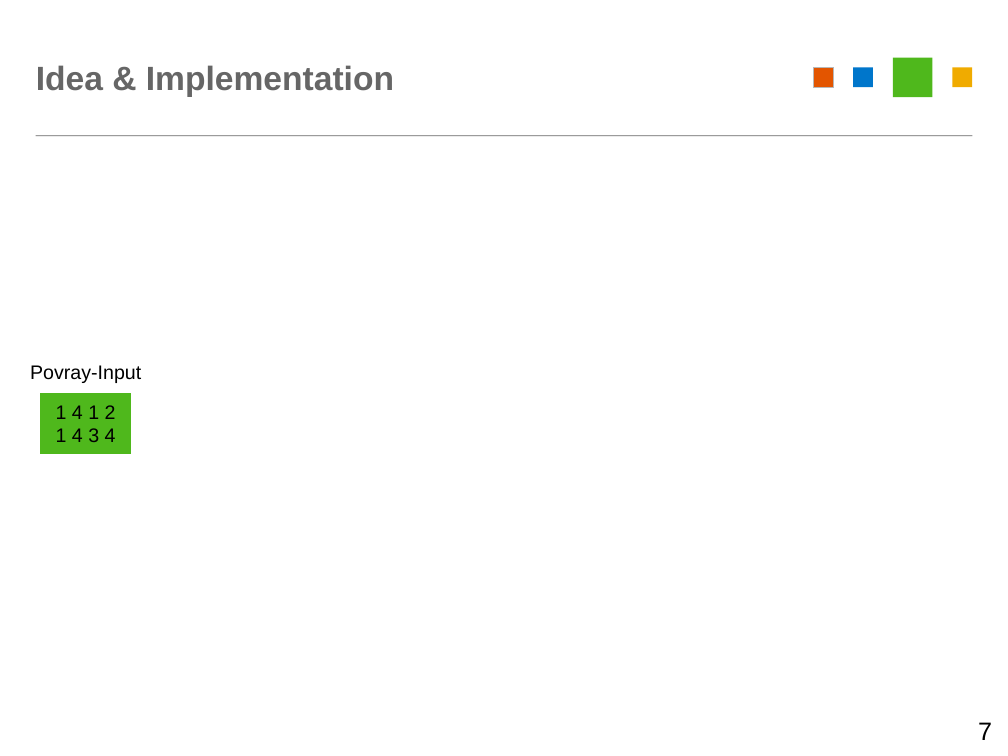
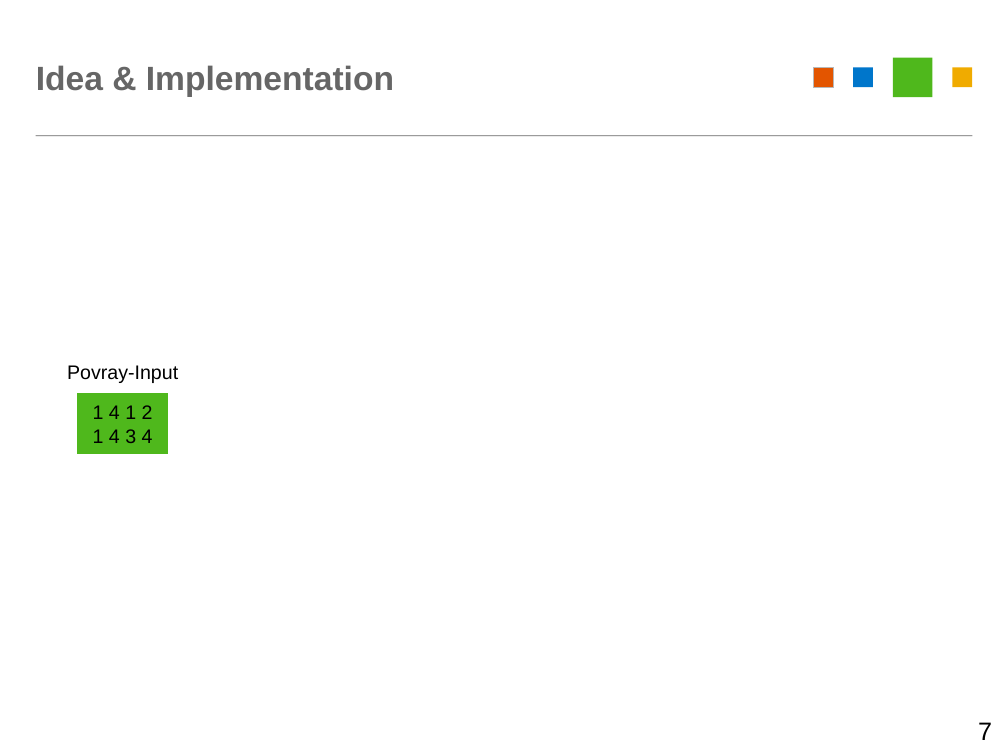
Before and after one commit to YarnSeemannsgarn/University_Innsbruck-Advanced_Distributed_and_Parallel_Systems-Homework_8, a slide deck: slide 7 of docs/presentation/map-reduce-povray.odp. Drawn at 1008x756 pixels with LibreOffice and Linux fonts; fonts in the diff are those of the drawing. Boxes give left, top, right and bottom in pixels: in the first picture for what was removed or moved away, otherwise in the second. Text is boxed around its words. In the diff, an @@ line names an element or a change of style, - is before the commit and + after.

```diff
--- a/docs/presentation/map-reduce-povray.odp
+++ b/docs/presentation/map-reduce-povray.odp
@@ text "Povray-Input": place and size @@
-text "Povray-Input" at (30,365,141,383)
+text "Povray-Input" at (67,365,178,383)
@@ rectangle "1 4 1 2": place and size @@
-rectangle "1 4 1 2" at (40,393,131,454)
+rectangle "1 4 1 2" at (78,393,168,454)
```
Also in this commit, not shown: 4 other slides changed, 1 slide added, 1 other file.
